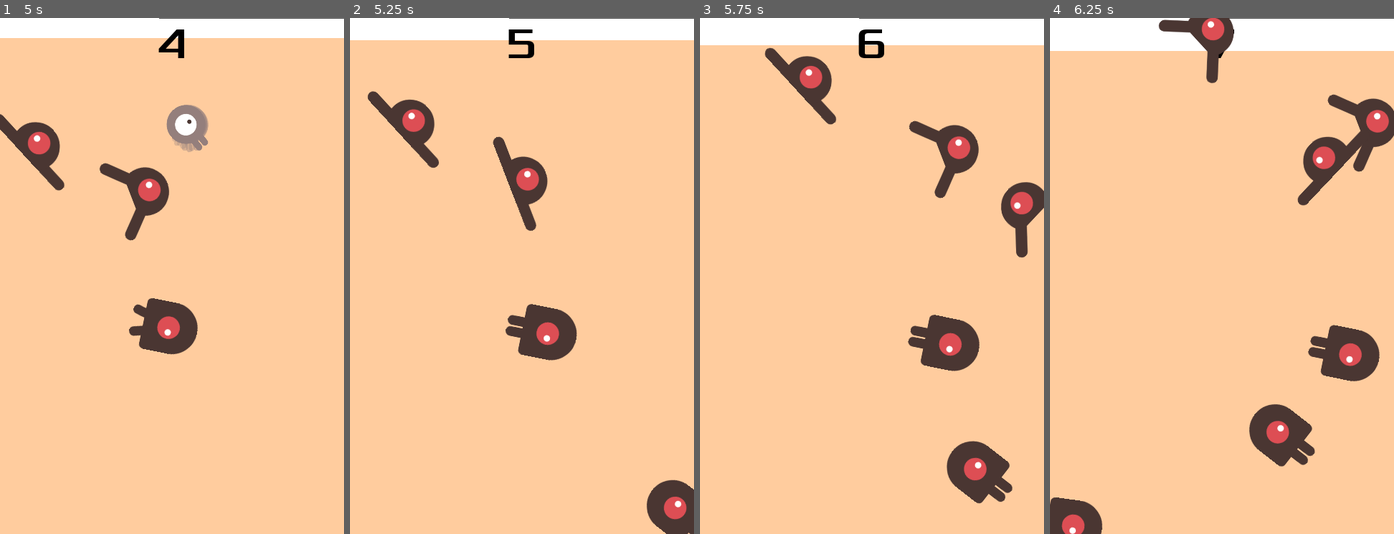
Above: before the commit, frames 1-4 (left to right).
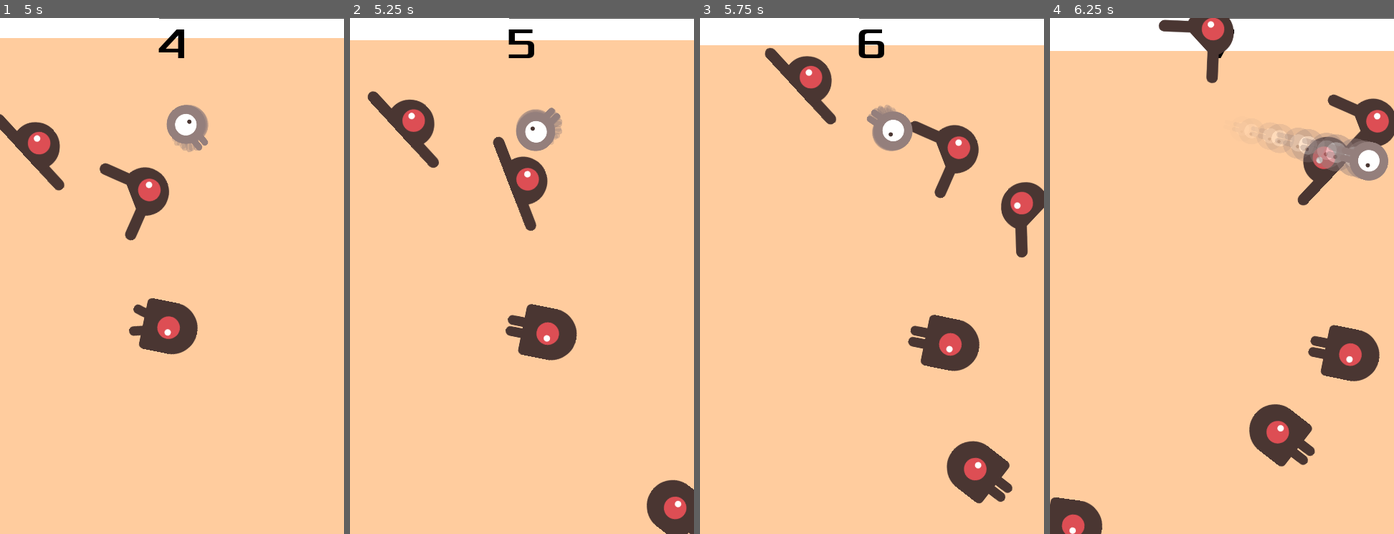
Above: after the commit, the same moments.

Repository: PaulThomasRowe/boba-tea-wizardry
Game: Godot game, scene res://main.tscn
Two runs of this game, one before a commit and one after it. Both use one fixed random seed, a clock stepped at 60 frames per second and the inputs below.
Inputs:
- Up to frame 1 (5 s): click "Start" at 0.5 s; tap Enter at 1.25 s; hold D (move_right) 1.28-2.03 s; hold S (move_down) 2.03-2.78 s; hold D (move_right) 2.78-3.53 s; hold W (move_up) 3.53-4.28 s; hold A (move_left) from 4.28 s (still down)
- Up to frame 2 (5.25 s): keep holding A (move_left)
- Up to frame 3 (5.75 s): keep holding A (move_left)
- Up to frame 4 (6.25 s): release A (move_left) at 5.78 s; hold S (move_down) from 5.78 s (still down)

Frame 1 is identical in both runs. In frame 2, 0.9% of the frame differs, in the area x 48-62%, y 17-26%; in frame 3, 0.9%; in frame 4, 2.1%, in the area x 58-99%, y 20-32%.

Commit message:
issue #28: Adds immunity boost and speed up. Also removes creep killing character instead it slows down

Diff:
--- a/player.gd
+++ b/player.gd
@@ -2,8 +2,22 @@
 
 signal hit
 
-var player_speed = 400
-var rotation_speed = 7
+# player movement variables
+const player_base_speed = 400
+const player_base_movement_modifier = 1
+var player_movement_modifier = player_base_movement_modifier
+var player_rotation_speed = 7
+
+# player boosts variables
+var player_immune = false
+var player_immunity_time = 2
+var player_speed_boost_modifier = 2
+var player_speed_time = 2
+
+# collision modifiers
+var player_slowdown_modifier = 0.4
+
+# TODO: Why is this here????
 var screen_size # Size of the game window.
 
 func _ready():
@@ -15,15 +29,24 @@
 
 	# rotation of the player
 	var rotation_direction = Input.get_axis("move_left", "move_right")
-	rotation += rotation_direction * rotation_speed * delta
+	rotation += rotation_direction * player_rotation_speed * delta * player_movement_modifier
 
 	# forward motion of the player
 	var player_direction = Input.get_axis("move_down", "move_up")
-	velocity = player_direction * player_speed * transform.y
+	velocity = player_direction * player_base_speed * transform.y * player_movement_modifier
+
+	# test power up
+	if Input.is_action_just_pressed("test_immunity"):
+		if not player_immune:  # Prevent overlapping immunity
+			grant_immunity()
+
+	if Input.is_action_just_pressed("test_speed"):
+		if not player_immune:  # Prevent overlapping immunity
+			grant_speed_boost()
 
 	# This is probably the code for the player animation
 	if velocity.length() > 0:
-		velocity = velocity.normalized() * player_speed
+		velocity = velocity.normalized() * player_base_speed
 		$AnimatedSprite2D.play()
 	else:
 		$AnimatedSprite2D.stop()
@@ -46,9 +69,34 @@
 	show()
 	$CollisionShape2D.disabled = false
 
+func grant_immunity():
+	player_immune = true
+	print("Immunity granted for " + str(player_immunity_time) + " seconds!")
+	await get_tree().create_timer(player_immunity_time).timeout
+	player_immune = false
+	print("Immunity finished!")
 
+func grant_speed_boost():
+	player_movement_modifier = player_speed_boost_modifier * player_base_movement_modifier
+	print("speed boost granted for " + str(player_speed_time) + " seconds!")
+	await get_tree().create_timer(player_speed_time).timeout
+	player_movement_modifier = player_base_movement_modifier
+	print("speed boost finished!")
+
+# This function determines what happens if the player collides with
 func _on_body_entered(_body):
+	print("Player speed reduced because of collision!")
+	if not player_immune:
+		player_movement_modifier = player_slowdown_modifier * player_base_movement_modifier
+	"""
+	Old code that kills the player
 	hide() # Player disappears after being hit.
 	hit.emit()
 	# Must be deferred as we can't change physics properties on a physics callback.
 	$CollisionShape2D.set_deferred(&"disabled", true)
+	"""
+
+func _on_body_exited(_body):
+	# Reset player movement back to normal
+	player_movement_modifier = player_base_movement_modifier
+	print("Player speed restored because of exiting collision!")
--- a/player.tscn
+++ b/player.tscn
@@ -73,3 +73,4 @@
 speed_scale = 2.0
 
 [connection signal="body_entered" from="." to="." method="_on_body_entered"]
+[connection signal="body_exited" from="." to="." method="_on_body_exited"]
Not shown: 1 places in main.tscn that only renumber resources
